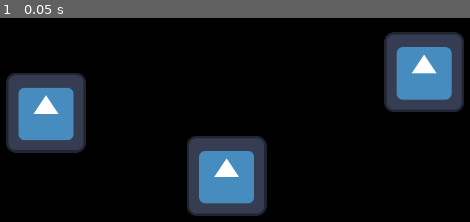
Above: before the commit, frame 1.
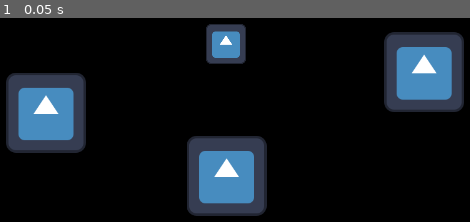
Above: after the commit, the same moment.

Repository: Pnsadeghy/2d_platformer_game_godot
Game: Godot game, scene res://scenes/levels/level_0001.tscn
The game is run twice, just before and just after one commit, with the same random seed, the same clock (stepped at 60 frames per second) and the same inputs. The project has no main scene, so this scene is started directly. The engine's default icon, where the game draws it, is replaced by a stand-in: a white triangle on a blue panel in a dark square.
Inputs:
- Up to frame 1 (0.05 s): no input

The runs differ from the first frame. In frame 1, 1.6% of the frame differs, in the area x 43-53%, y 2-23%.

Commit message:
Feature Add Player scene

Diff:
--- /dev/null
+++ b/entities/player/player.gd
@@ -0,0 +1,3 @@
+extends CharacterBody2D
+
+class_name Player
--- /dev/null
+++ b/entities/player/player.tscn
@@ -0,0 +1,60 @@
+[gd_scene load_steps=6 format=3 uid="uid://de1f1ywapry4y"]
+
+[ext_resource type="Texture2D" uid="uid://dvjs351hg18nv" path="res://icon.svg" id="1_450kf"]
+[ext_resource type="Script" path="res://entities/player/player.gd" id="1_fgh8r"]
+[ext_resource type="PackedScene" uid="uid://c888sgiud2uhg" path="res://modules/state_manager/state_manager.tscn" id="3_32fxy"]
+
+[sub_resource type="SpriteFrames" id="SpriteFrames_1ukdc"]
+animations = [{
+"frames": [{
+"duration": 1.0,
+"texture": ExtResource("1_450kf")
+}],
+"loop": true,
+"name": &"fall",
+"speed": 5.0
+}, {
+"frames": [{
+"duration": 1.0,
+"texture": ExtResource("1_450kf")
+}],
+"loop": true,
+"name": &"idle",
+"speed": 5.0
+}, {
+"frames": [{
+"duration": 1.0,
+"texture": ExtResource("1_450kf")
+}],
+"loop": true,
+"name": &"jump",
+"speed": 5.0
+}, {
+"frames": [{
+"duration": 1.0,
+"texture": ExtResource("1_450kf")
+}],
+"loop": true,
+"name": &"move",
+"speed": 5.0
+}]
+
+[sub_resource type="CapsuleShape2D" id="CapsuleShape2D_yextm"]
+radius = 32.0
+height = 64.0
+
+[node name="Player" type="CharacterBody2D"]
+collision_layer = 2
+script = ExtResource("1_fgh8r")
+
+[node name="Animator" type="AnimatedSprite2D" parent="."]
+scale = Vector2(0.5, 0.5)
+sprite_frames = SubResource("SpriteFrames_1ukdc")
+animation = &"move"
+
+[node name="CollisionShape2D" type="CollisionShape2D" parent="."]
+shape = SubResource("CapsuleShape2D_yextm")
+
+[node name="Modules" type="Node2D" parent="."]
+
+[node name="StateManager" parent="." instance=ExtResource("3_32fxy")]
--- /dev/null
+++ b/modules/state_manager/StateManager.gd
@@ -0,0 +1,11 @@
+extends Node2D
+
+
+# Called when the node enters the scene tree for the first time.
+func _ready():
+	pass # Replace with function body.
+
+
+# Called every frame. 'delta' is the elapsed time since the previous frame.
+func _process(delta):
+	pass
--- /dev/null
+++ b/modules/state_manager/state_manager.tscn
@@ -0,0 +1,3 @@
+[gd_scene format=3 uid="uid://c888sgiud2uhg"]
+
+[node name="StateManager" type="Node2D"]
--- a/scenes/levels/level_0001.tscn
+++ b/scenes/levels/level_0001.tscn
@@ -1,6 +1,7 @@
-[gd_scene load_steps=3 format=3 uid="uid://8l3h8cn8cl4q"]
+[gd_scene load_steps=4 format=3 uid="uid://8l3h8cn8cl4q"]
 
 [ext_resource type="Texture2D" uid="uid://dvjs351hg18nv" path="res://icon.svg" id="1_i8kxp"]
+[ext_resource type="PackedScene" uid="uid://de1f1ywapry4y" path="res://entities/player/player.tscn" id="2_838ce"]
 
 [sub_resource type="RectangleShape2D" id="RectangleShape2D_3i1ue"]
 size = Vector2(127, 127)
@@ -41,3 +42,5 @@
 [node name="CollisionShape2D" type="CollisionShape2D" parent="Block3"]
 position = Vector2(-0.5, -0.5)
 shape = SubResource("RectangleShape2D_3i1ue")
+
+[node name="Player" parent="." instance=ExtResource("2_838ce")]
